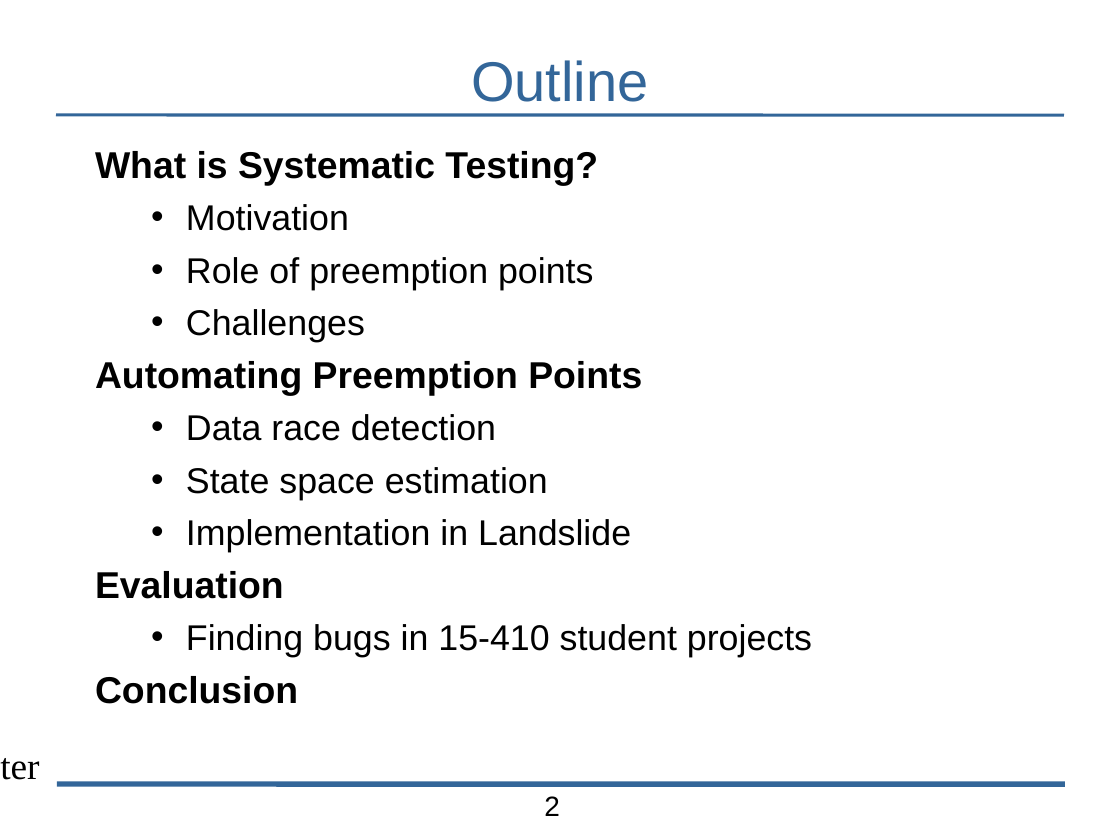
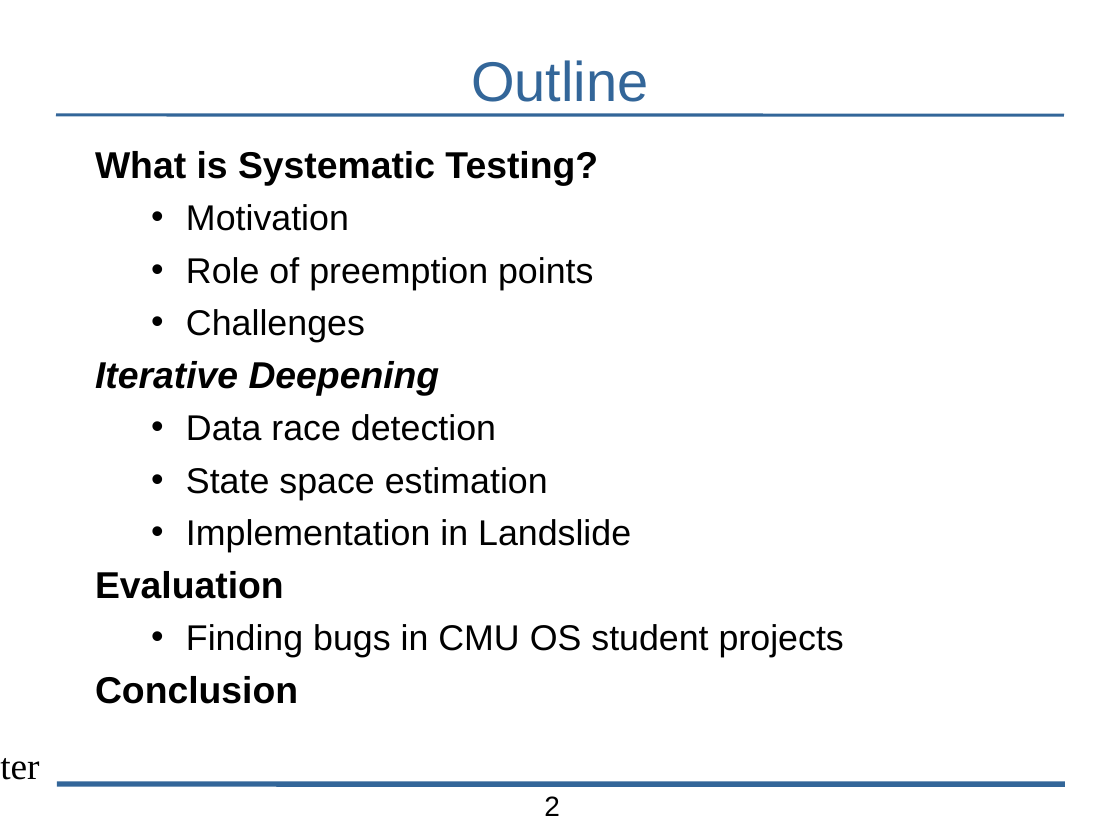
Before and after one commit to bblum/talks, a slide deck: slide 2 of pdl-retreat/2014/pdl-talk.odp. Drawn at 1120x840 pixels with LibreOffice and Linux fonts; fonts in the diff are those of the drawing; background and template pictures are left out. Boxes give left, top, right and bottom in pixels: in the first picture for what was removed or moved away, otherwise in the second. Text is boxed around its words. In the diff, an @@ line names an element or a change of style, - is before the commit and + after.

```diff
--- a/pdl-retreat/2014/pdl-talk.odp
+++ b/pdl-retreat/2014/pdl-talk.odp
@@ text at bbox=[95, 361, 440, 395]: text changed; italic on @@
-Automating Preemption Points
+Iterative Deepening
@@ text at bbox=[186, 624, 844, 657]: text changed @@
-  • Finding bugs in 15-410 student projects
+  • Finding bugs in CMU OS student projects
```
Also in this commit, not shown: 13 other slides changed, 6 slides added, 6 slides removed, 15 other files.
